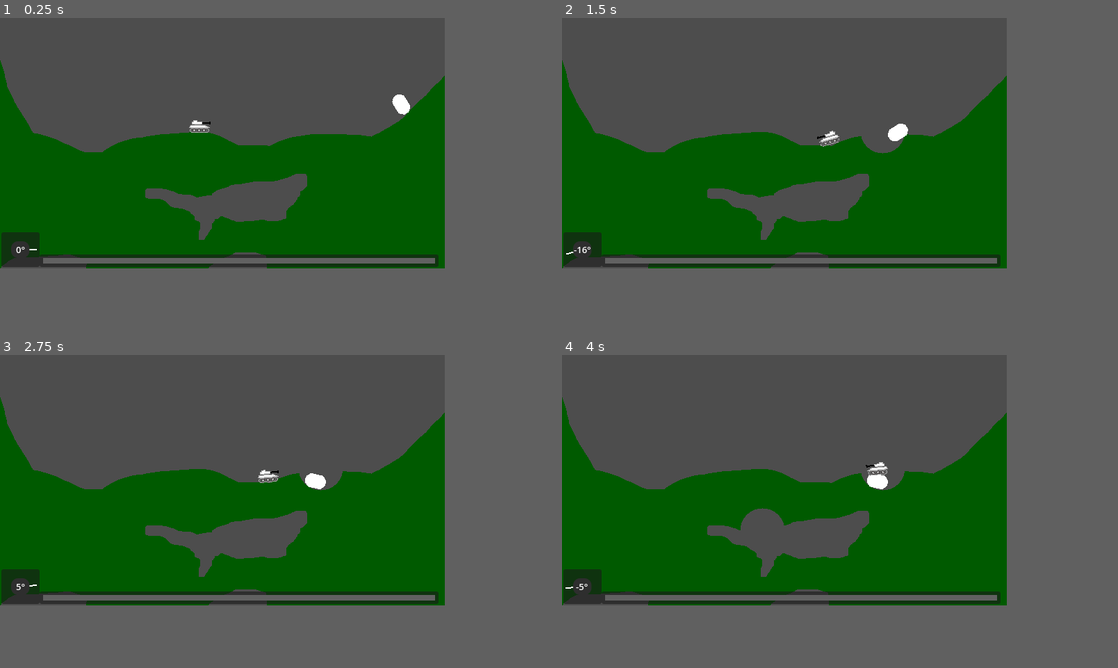
Above: before the commit, frames 1-4 (two rows, left to right).
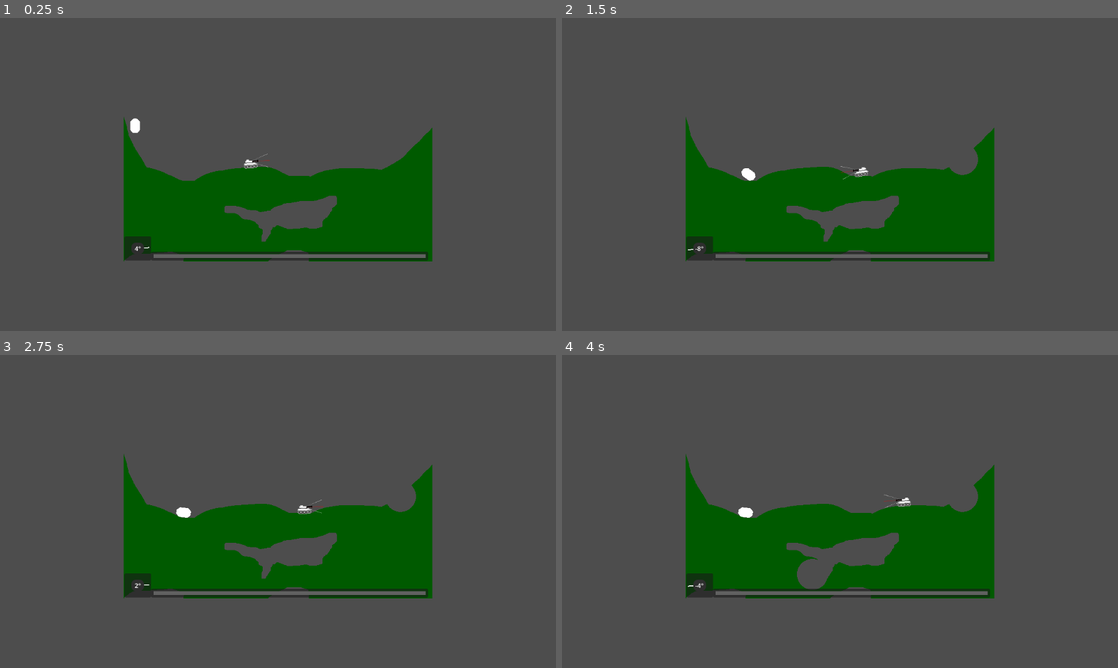
Above: after the commit, the same moments.

Repository: romaindurand/balistica
Game: Godot game, scene res://scenes/game.tscn
Two runs of this game, one before a commit and one after it. Both use one fixed random seed, a clock stepped at 60 frames per second and the inputs below.
Inputs (mouse positions are in pixels of both pictures, inside the frame that each line leads up to):
- Up to frame 1 (0.25 s): no input
- Up to frame 2 (1.5 s): move the mouse to (884, 130) at 0.52 s; hold Right (move_right) 0.53-1.28 s; tap Down (aim_down) at 0.6 s; click (884, 130) at 0.67 s; tap Up (aim_up) at 0.8, 1.35 s; move the mouse to (695, 155) at 1.27 s; hold Left (move_left) from 1.28 s (still down)
- Up to frame 3 (2.75 s): tap Down (aim_down) at 1.55, 2.1 s; move the mouse to (266, 423) at 2.02 s; release Left (move_left) at 2.03 s; hold Right (move_right) from 2.03 s (still down); tap Up (aim_up) at 2.3 s
- Up to frame 4 (4 s): move the mouse to (762, 530) at 2.77 s; tap Up (aim_up) at 2.85, 3.8 s; click (762, 530) at 2.92 s; tap Down (aim_down) at 3.05, 3.6 s; move the mouse to (917, 517) at 3.52 s; release Right (move_right) at 3.53 s; hold Left (move_left) from 3.53 s (still down)
In our replay, the window is 640x360 before the commit and 800x450 after it. These sizes can differ from the game's own. Grey fills any space a smaller window leaves; there, only what the larger window draws over its background counts as a difference.

The runs differ from the first frame. In frame 1, 23% of the frame differs, in the area x 0-80%, y 13-80%; in frame 2, 23%; in frame 3, 23%; in frame 4, 23%.

Commit message:
added aim

Diff:
--- a/project.godot
+++ b/project.godot
@@ -17,8 +17,6 @@
 
 [display]
 
-window/size/viewport_width=640
-window/size/viewport_height=360
 window/size/mode=2
 window/stretch/mode="viewport"
 
--- /dev/null
+++ b/scenes/aim.tscn
@@ -0,0 +1,27 @@
+[gd_scene format=3 uid="uid://24krxex3a4oj"]
+
+[ext_resource type="Script" uid="uid://c6u0abn5xq2tk" path="res://scripts/aim.gd" id="1_xfe1s"]
+
+[sub_resource type="Gradient" id="Gradient_nl3fy"]
+colors = PackedColorArray(1, 1, 1, 0, 1, 1, 1, 0.4509804)
+
+[sub_resource type="Gradient" id="Gradient_bvxim"]
+colors = PackedColorArray(1, 0, 0, 0, 1, 0, 0, 0.2784314)
+
+[node name="Aim" type="Node2D" unique_id=1364671572]
+script = ExtResource("1_xfe1s")
+
+[node name="UpperLimit" type="Line2D" parent="." unique_id=55624000]
+points = PackedVector2Array(-1, 0, 62, -54)
+width = 1.0
+gradient = SubResource("Gradient_nl3fy")
+
+[node name="LowerLimit" type="Line2D" parent="." unique_id=2095720238]
+points = PackedVector2Array(-1, 0, 44, 0)
+width = 1.0
+gradient = SubResource("Gradient_nl3fy")
+
+[node name="CurrentAim" type="Line2D" parent="." unique_id=721388228]
+points = PackedVector2Array(0, 0, 40, -16)
+width = 2.0
+gradient = SubResource("Gradient_bvxim")
--- a/scenes/game.tscn
+++ b/scenes/game.tscn
@@ -15,16 +15,13 @@
 position = Vector2(7, -15)
 
 [node name="RigidBody2D" type="RigidBody2D" parent="." unique_id=2090005021]
-position = Vector2(271, -78)
+position = Vector2(-289, -144)
 
 [node name="CollisionShape2D" type="CollisionShape2D" parent="RigidBody2D" unique_id=250070824]
 shape = SubResource("CapsuleShape2D_yqjtg")
 
 [node name="Polygon2D" type="Polygon2D" parent="RigidBody2D" unique_id=424208634]
 polygon = PackedVector2Array(-5, -14, -3, -15, 0, -15, 3, -15, 5, -14, 7, -12, 9, -10, 10, -8, 10, -5, 10, 5, 10, 8, 9, 10, 7, 12, 5, 14, 3, 15, 0, 15, -3, 15, -5, 14, -7, 12, -9, 10, -10, 8, -10, 5, -10, -5, -10, -8, -9, -10, -7, -12)
-
-[node name="Player" parent="." unique_id=1824149912 instance=ExtResource("1_uwrxv")]
-position = Vector2(-27, -45)
 
 [node name="HUD" parent="." unique_id=1738403872 instance=ExtResource("3_lnu2h")]
 anchors_preset = 0
@@ -37,4 +34,7 @@
 grow_horizontal = 1
 grow_vertical = 1
 
+[node name="Player" parent="." unique_id=1824149912 instance=ExtResource("1_uwrxv")]
+position = Vector2(-49, -45)
+
 [connection signal="angle_changed" from="Player" to="HUD" method="update_player_angle"]
--- a/scenes/player.tscn
+++ b/scenes/player.tscn
@@ -3,6 +3,7 @@
 [ext_resource type="Texture2D" uid="uid://d4i4g5b1gn8r5" path="res://assets/Vehicles.png" id="1_3vyb7"]
 [ext_resource type="Script" uid="uid://bjdfl33uke50p" path="res://scripts/player.gd" id="1_g2els"]
 [ext_resource type="PackedScene" uid="uid://d3st441egx6ks" path="res://scenes/wheel_assembly.tscn" id="3_hlq4g"]
+[ext_resource type="PackedScene" uid="uid://24krxex3a4oj" path="res://scenes/aim.tscn" id="4_opbas"]
 
 [sub_resource type="CapsuleShape2D" id="CapsuleShape2D_g2els"]
 radius = 5.9999924
@@ -14,12 +15,16 @@
 linear_damp = 0.08
 angular_damp = 2.0
 script = ExtResource("1_g2els")
+aim_angle_adjustment_speed = 20.0
 
 [node name="Sprite2D" type="Sprite2D" parent="." unique_id=1243589534]
 position = Vector2(1, -1)
 texture = ExtResource("1_3vyb7")
 region_enabled = true
 region_rect = Rect2(0, 44, 33, 19)
+
+[node name="Aim" parent="." unique_id=1364671572 instance=ExtResource("4_opbas")]
+position = Vector2(0, -5)
 
 [node name="WheelAssembly1" parent="." unique_id=1176606743 instance=ExtResource("3_hlq4g")]
 position = Vector2(-13, 7)
@@ -37,3 +42,5 @@
 position = Vector2(0, -1)
 rotation = -1.5691675
 shape = SubResource("CapsuleShape2D_g2els")
+
+[connection signal="aim_angles_changed" from="." to="Aim" method="update_aim_angles"]
--- /dev/null
+++ b/scripts/aim.gd
@@ -0,0 +1,76 @@
+extends Node2D
+
+
+const DEFAULT_LINE_LENGTH := 40.0
+
+
+@export var aim_line_length: float = DEFAULT_LINE_LENGTH
+
+@onready var upper_limit_line: Line2D = $UpperLimit
+@onready var lower_limit_line: Line2D = $LowerLimit
+@onready var current_aim_line: Line2D = $CurrentAim
+
+
+var _upper_limit_origin: Vector2 = Vector2.ZERO
+var _lower_limit_origin: Vector2 = Vector2.ZERO
+var _current_aim_origin: Vector2 = Vector2.ZERO
+
+
+func _ready() -> void:
+	_upper_limit_origin = _get_line_origin(upper_limit_line)
+	_lower_limit_origin = _get_line_origin(lower_limit_line)
+	_current_aim_origin = _get_line_origin(current_aim_line)
+	update_aim_angles(0.0, 0.0, 20.0, true)
+
+
+func update_aim_angles(
+	vehicle_angle_degrees: float,
+	current_angle_degrees: float,
+	max_custom_angle_degrees: float,
+	facing_right: bool
+) -> void:
+	var max_angle: float = absf(max_custom_angle_degrees)
+	var custom_angle_degrees: float = current_angle_degrees - vehicle_angle_degrees
+	_redraw_line(
+		upper_limit_line,
+		_upper_limit_origin,
+		aim_line_length,
+		max_angle,
+		facing_right
+	)
+	_redraw_line(
+		lower_limit_line,
+		_lower_limit_origin,
+		aim_line_length,
+		-max_angle,
+		facing_right
+	)
+	_redraw_line(
+		current_aim_line,
+		_current_aim_origin,
+		aim_line_length,
+		custom_angle_degrees,
+		facing_right
+	)
+
+
+func _redraw_line(
+	line: Line2D,
+	origin: Vector2,
+	length: float,
+	angle_degrees: float,
+	facing_right: bool
+) -> void:
+	var base_direction: Vector2 = Vector2.RIGHT if facing_right else Vector2.LEFT
+	var visual_angle_degrees: float = -angle_degrees if facing_right else angle_degrees
+	var direction: Vector2 = base_direction.rotated(deg_to_rad(visual_angle_degrees))
+	line.points = PackedVector2Array([
+		origin,
+		origin + direction * length,
+	])
+
+
+func _get_line_origin(line: Line2D) -> Vector2:
+	if line.points.size() > 0:
+		return line.points[0]
+	return Vector2.ZERO
--- a/scripts/player.gd
+++ b/scripts/player.gd
@@ -2,6 +2,12 @@
 
 
 signal angle_changed(angle_degrees: float, facing_right: bool)
+signal aim_angles_changed(
+	vehicle_angle_degrees: float,
+	current_angle_degrees: float,
+	max_custom_angle_degrees: float,
+	facing_right: bool
+)
 
 const DEFAULT_SUSPENSION_STIFFNESS := 90.0
 const DEFAULT_SUSPENSION_DAMPING := 9.0
@@ -21,6 +27,10 @@
 @export var wheel_idle_brake_enabled: bool = true
 @export var wheel_idle_brake_torque: float = 2000.0
 
+@export_group("Aim")
+@export var aim_angle_adjustment_speed: float = 45.0
+@export var max_custom_aim_angle_degrees: float = 20.0
+
 @export_group("Hull")
 @export var hull_angular_damp_when_grounded: float = 20.0
 
@@ -30,6 +40,7 @@
 var _idle_time: float = 0.0
 var _hull_frozen: bool = false
 var _facing_right: bool = true
+var custom_aim_angle_degrees: float = 0.0
 
 
 func _ready() -> void:
@@ -42,6 +53,8 @@
 	if _wheels.is_empty():
 		_collect_wheels()
 
+
+	_update_custom_aim_angle(delta)
 
 	var input_axis: float = Input.get_axis("move_left", "move_right")
 	if not is_zero_approx(input_axis):
@@ -175,5 +188,31 @@
 	return signed_angle
 
 
+func get_total_aim_angle_degrees() -> float:
+	return get_signed_aim_angle_degrees() + custom_aim_angle_degrees
+
+
+func _update_custom_aim_angle(delta: float) -> void:
+	var aim_axis: float = Input.get_axis("aim_down", "aim_up")
+	if is_zero_approx(aim_axis):
+		return
+
+	var max_angle: float = absf(max_custom_aim_angle_degrees)
+	custom_aim_angle_degrees = clampf(
+		custom_aim_angle_degrees + aim_axis * aim_angle_adjustment_speed * delta,
+		-max_angle,
+		max_angle
+	)
+
+
 func _emit_current_angle() -> void:
-	angle_changed.emit(get_signed_aim_angle_degrees(), _facing_right)
+	var vehicle_angle_degrees: float = get_signed_aim_angle_degrees()
+	var current_angle_degrees: float = vehicle_angle_degrees + custom_aim_angle_degrees
+	var max_custom_angle_degrees: float = absf(max_custom_aim_angle_degrees)
+	angle_changed.emit(current_angle_degrees, _facing_right)
+	aim_angles_changed.emit(
+		vehicle_angle_degrees,
+		current_angle_degrees,
+		max_custom_angle_degrees,
+		_facing_right
+	)
Not shown, added: scripts/aim.gd.uid
Not shown, removed: scripts/game.gd.uid
